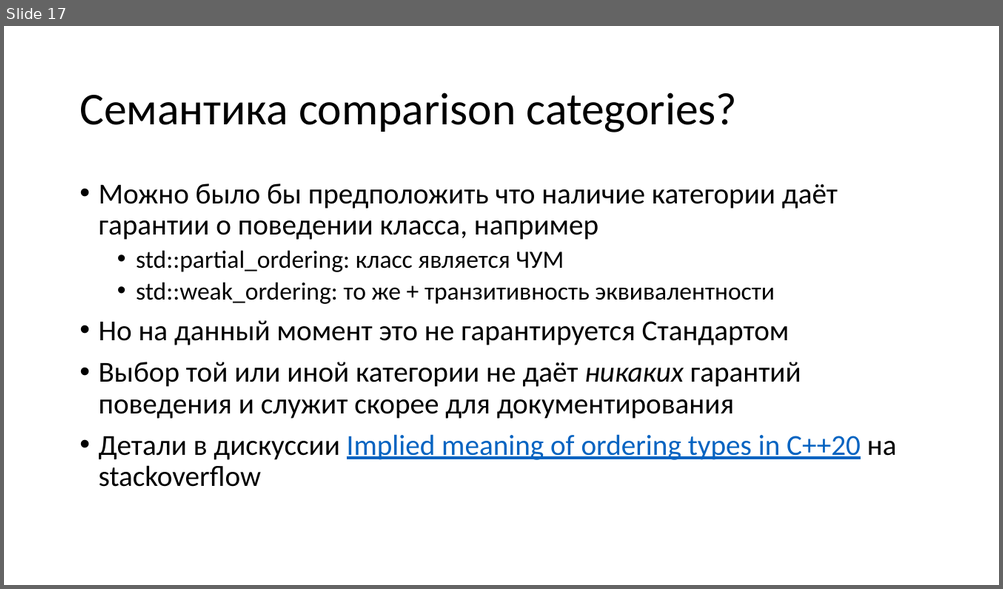
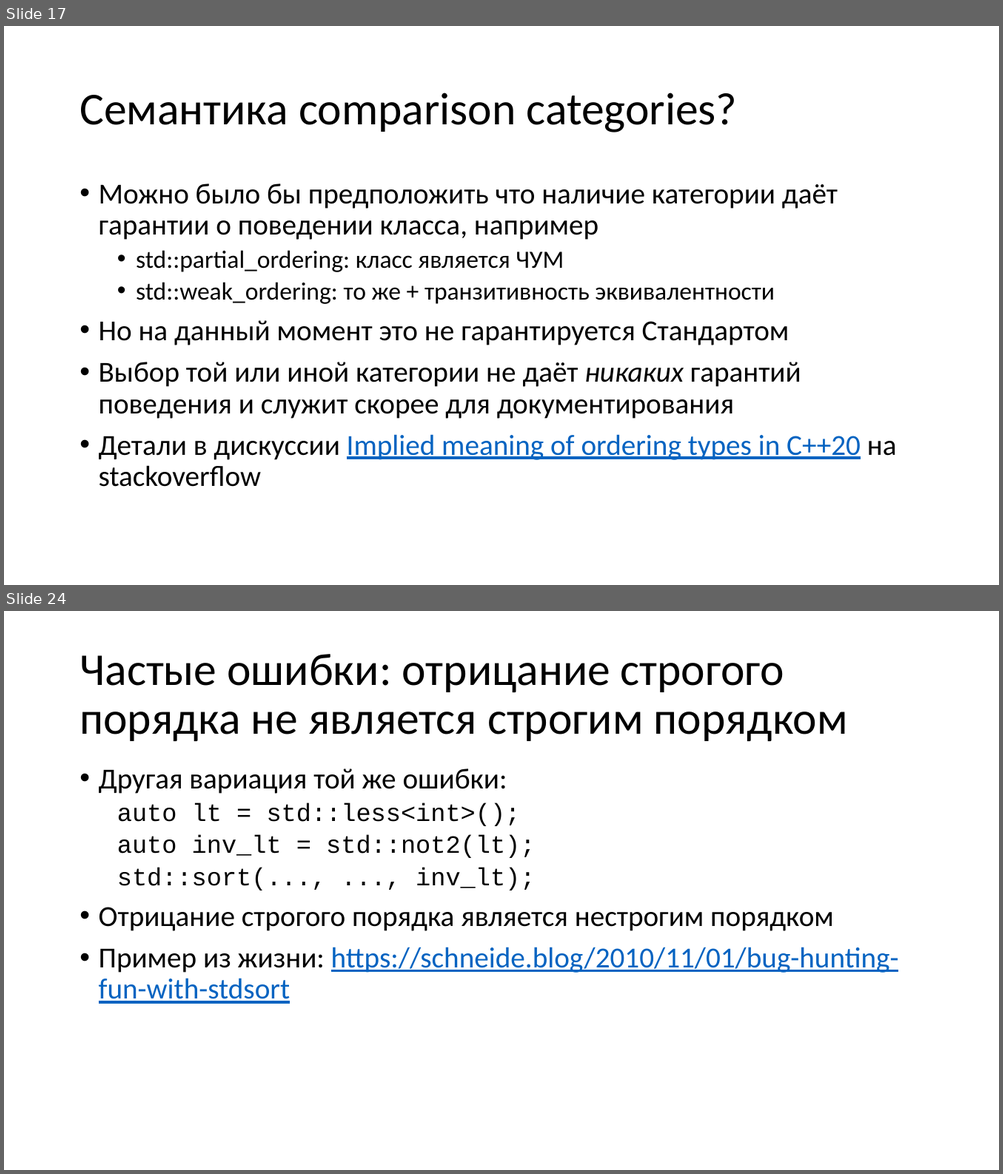
Before and after one commit to yugr/CppRussia, a slide deck: 2023/RU.pptx. Shown one above the other, each under a label of ours: slide 17 before the commit, slides 17 and 24 after it; the slides between them are not shown. The pictures are 1003x589 and 1003x1174 pixels, drawn with LibreOffice and Linux fonts; fonts in the diff are those of the drawing. Boxes give left, top, right and bottom in pixels: in the first picture for what was removed or moved away, otherwise in the second. Text is boxed around its words. In the diff, an @@ line names an element or a change of style, - is before the commit and + after.

```diff
--- a/2023/RU.pptx
+++ b/2023/RU.pptx
@@ slide 24 added at [4, 611, 999, 1170], background #FFFFFF @@
@@ title added at [79, 654, 848, 741], 44 pt, text #000000 @@
+Частые ошибки: отрицание строгого порядка не является строгим порядком
@@ text added at [99, 769, 899, 1004], 28 pt, text #000000 @@
+• Другая вариация той же ошибки:
+  auto lt = std::less<int>();
+  auto inv_lt = std::not2(lt);
+  std::sort(..., ..., inv_lt);
+• Отрицание строгого порядка является нестрогим порядком
+• Пример из жизни: https://schneide.blog/2010/11/01/bug-hunting-fun-with-stdsort
```
Also in this commit, not shown: 15 other slides added.
